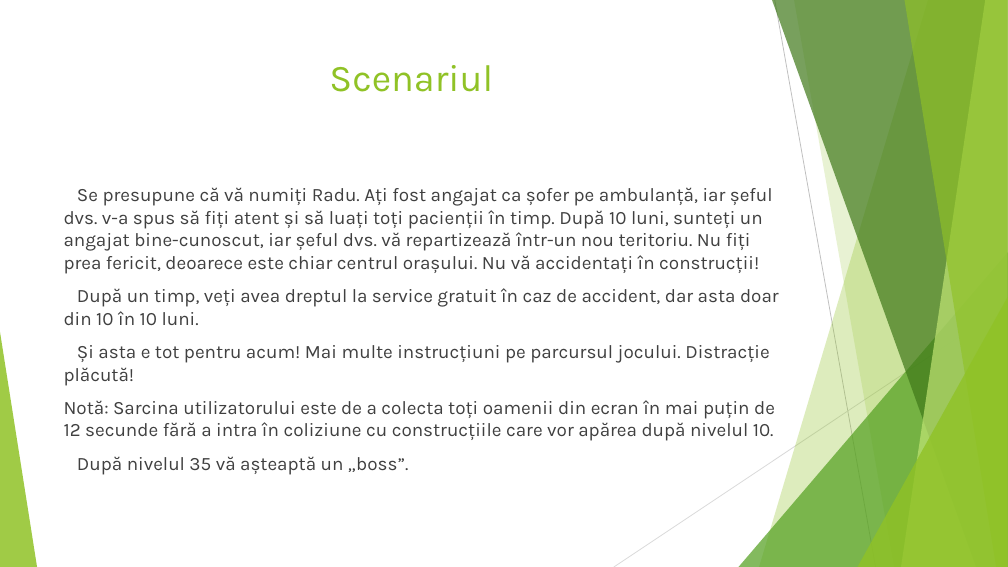
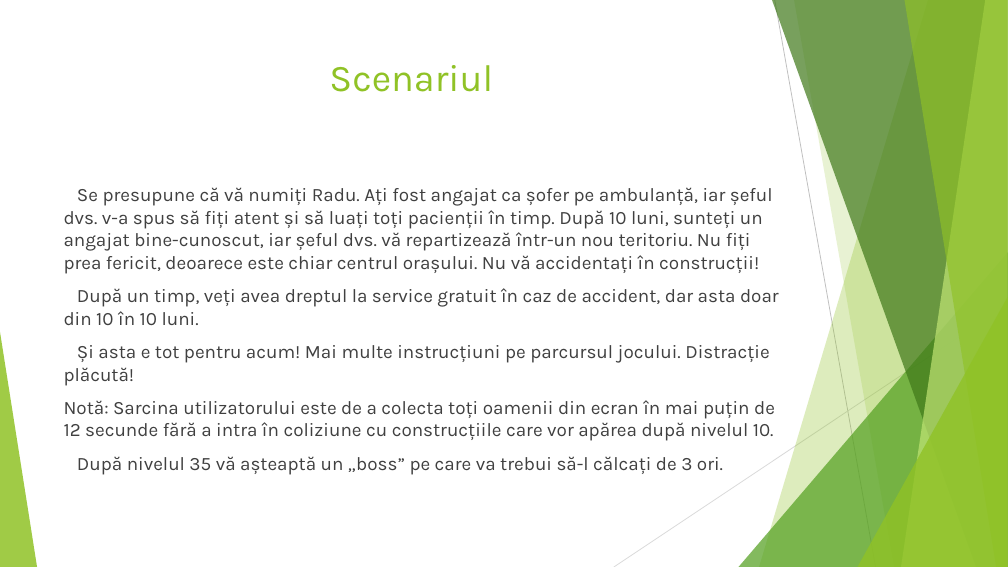
Before and after one commit to minealex2244/Fasty, a slide deck: slide 2 of Fasty.pptx. Drawn at 1008x567 pixels with LibreOffice and Linux fonts; fonts in the diff are those of the drawing. Boxes give left, top, right and bottom in pixels: in the first picture for what was removed or moved away, otherwise in the second. Text is boxed around its words. In the diff, an @@ line names an element or a change of style, - is before the commit and + after.

```diff
--- a/Fasty.pptx
+++ b/Fasty.pptx
@@ text at (x1=77, y1=456, x2=723, y2=475): text changed @@
-După nivelul 35 vă așteaptă un „boss”.
+După nivelul 35 vă așteaptă un „boss” pe care va trebui să-l călcați de 3 ori.
```
